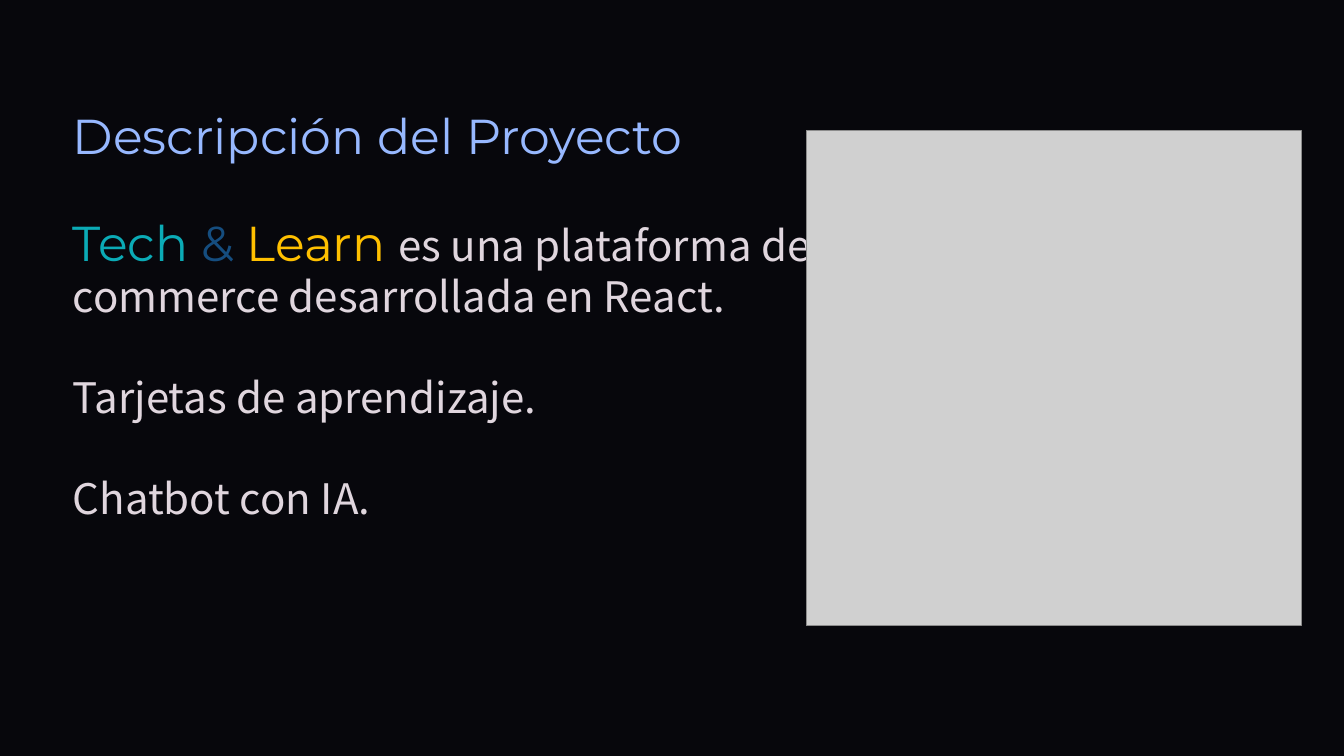
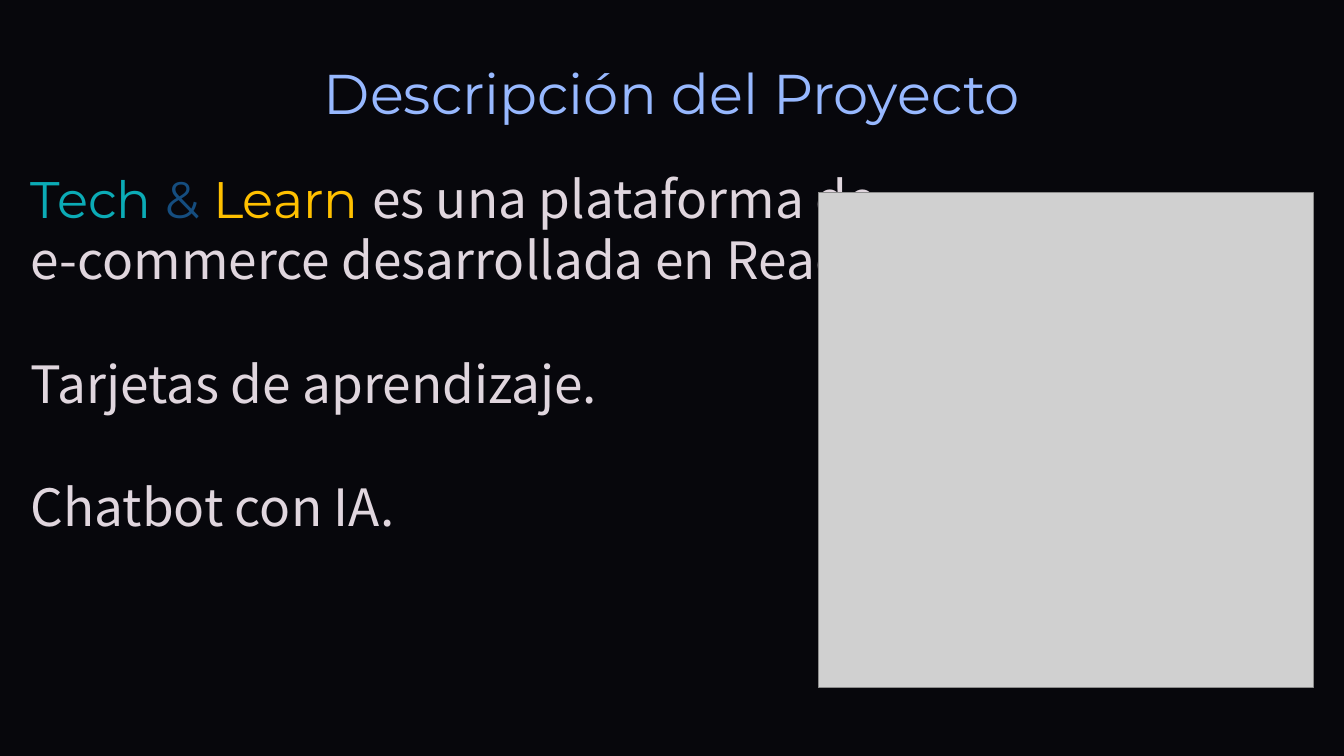
Before and after one commit to DavidCorredorMiguel/proyectogrupo2, a slide deck: slide 7 of Tech-and-Learn-Innovacion-y-Aprendizaje-en-E-commerce (1).pptx. Drawn at 1344x756 pixels with LibreOffice and Linux fonts; fonts in the diff are those of the drawing; grey boxes stand for pictures; background and template pictures are left out. Boxes give left, top, right and bottom in pixels: in the first picture for what was removed or moved away, otherwise in the second. Text is boxed around its words. In the diff, an @@ line names an element or a change of style, - is before the commit and + after.

```diff
--- a/Tech-and-Learn-Innovacion-y-Aprendizaje-en-E-commerce (1).pptx
+++ b/Tech-and-Learn-Innovacion-y-Aprendizaje-en-E-commerce (1).pptx
@@ text "Descripción del Proyecto": place and size @@
-text "Descripción del Proyecto" at (73, 117, 682, 164)
+text "Descripción del Proyecto" at (324, 72, 1020, 125)
@@ text "Descripción del Proyecto" at (324, 72, 1020, 125): size 42 to 48 pt; alignment left to centre; vertical alignment top to middle @@
@@ text "Tech & Learn es una ...": place and size @@
-text "Tech & Learn es una ..." at (73, 218, 810, 515)
+text "Tech & Learn es una ..." at (31, 166, 875, 527)
@@ text "Tech & Learn es una ..." at (31, 166, 875, 527): size 42 to 44 pt in "Tech & Learn"; size 36 to 44 pt in "es una plataforma de e-commerce desarrollada en ...", "Tarjetas de aprendizaje.", "Chatbot con IA." @@
@@ picture: place and size @@
-picture at (806, 130, 1301, 625)
+picture at (818, 192, 1313, 687)
```
Also in this commit, not shown: 9 other slides changed, 1 slide added.
